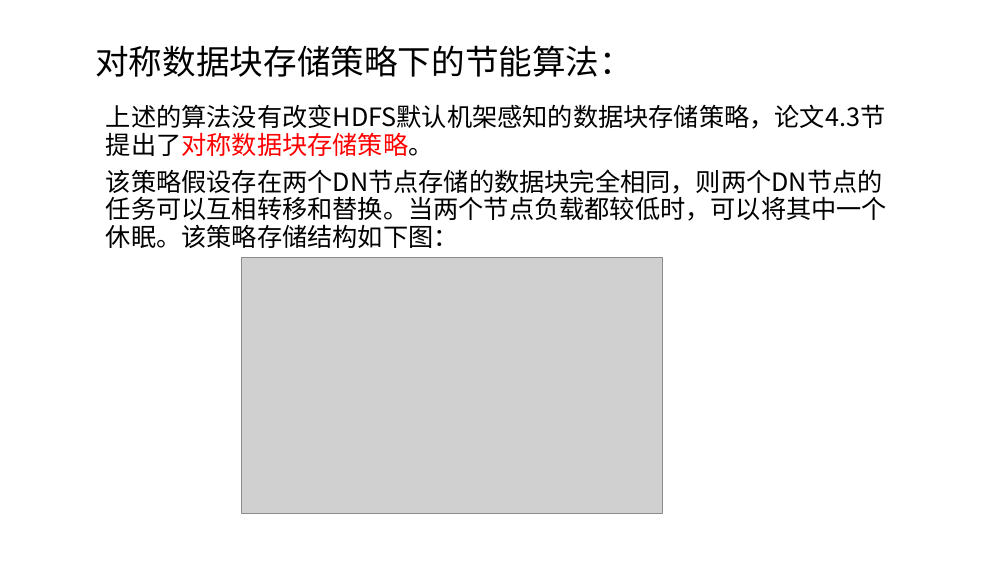
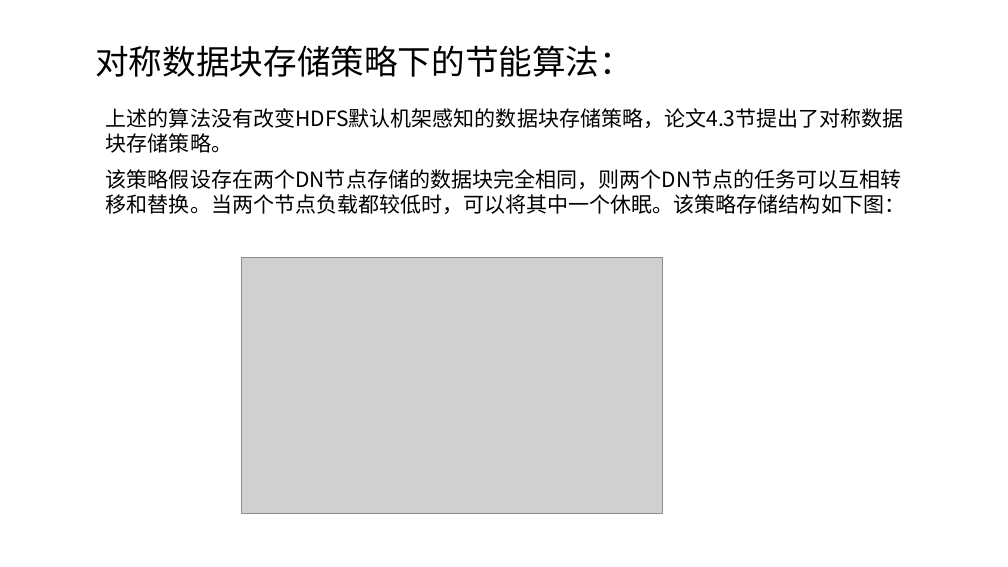
Before and after one commit to NewQJX/Paper, a slide deck: slide 20 of 00-Selected for discussion/A/HDFS节能算法.pptx. Drawn at 1008x567 pixels with LibreOffice and Linux fonts; fonts in the diff are those of the drawing; grey boxes stand for pictures. Boxes give left, top, right and bottom in pixels: in the first picture for what was removed or moved away, otherwise in the second. Text is boxed around its words. In the diff, an @@ line names an element or a change of style, - is before the commit and + after.

```diff
--- a/00-Selected for discussion/A/HDFS节能算法.pptx
+++ b/00-Selected for discussion/A/HDFS节能算法.pptx
@@ subtitle "上述的算法没有改变HDFS默认机架感知的数据块存储策略，论文4.3节提出了对称数据块存储策略。" at bbox=[106, 108, 905, 214]: size 24 to 20 pt; text colour #FF0000 to #000000 in "上述的算法没有改变HDFS默认机架感知的数据块存储策略，论文4.3节提出了对称数据块存储策略。"; line spacing 0.9 to 1 @@
```
Also in this commit, not shown: 4 other slides changed.
